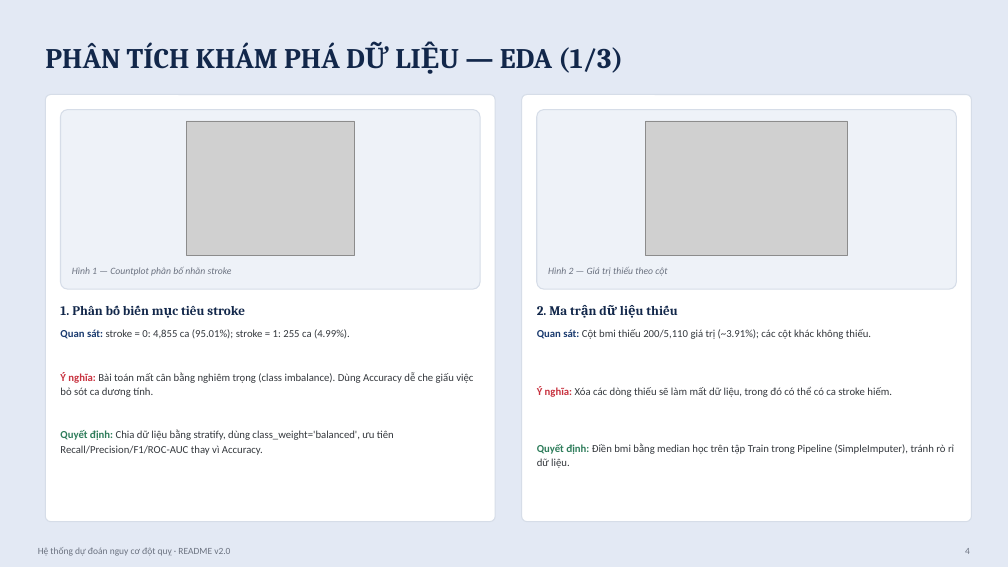
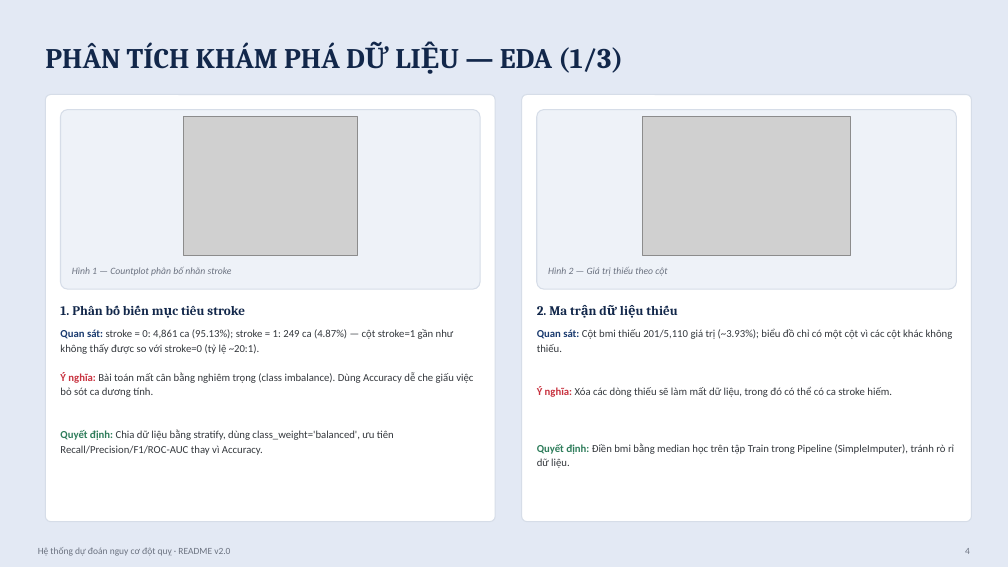
Before and after one commit to PhongNguyen2403/17_12523101_10123337_DuDoanDotQuy, a slide deck: slide 4 of docs/slide.pptx. Drawn at 1008x567 pixels with LibreOffice and Linux fonts; fonts in the diff are those of the drawing; grey boxes stand for pictures. Boxes give left, top, right and bottom in pixels: in the first picture for what was removed or moved away, otherwise in the second. Text is boxed around its words. In the diff, an @@ line names an element or a change of style, - is before the commit and + after.

```diff
--- a/docs/slide.pptx
+++ b/docs/slide.pptx
@@ picture: place and size @@
-picture at (187, 121, 355, 255)
+picture at (184, 116, 358, 256)
@@ picture: place and size @@
-picture at (646, 121, 847, 255)
+picture at (643, 116, 851, 256)
@@ text at (60, 329, 454, 354): text changed @@
-Quan sát: stroke = 0: 4,855 ca (95.01%); stroke = 1: 255 ca (4.99%).
+Quan sát: stroke = 0: 4,861 ca (95.13%); stroke = 1: 249 ca (4.87%) — cột stroke=1 gần như không thấy được so với stroke=0 (tỷ lệ ~20:1).
@@ text at (537, 328, 953, 352): text changed @@
-Quan sát: Cột bmi thiếu 200/5,110 giá trị (~3.91%); các cột khác không thiếu.
+Quan sát: Cột bmi thiếu 201/5,110 giá trị (~3.93%); biểu đồ chỉ có một cột vì các cột khác không thiếu.
```
Also in this commit, not shown: 9 other slides changed, 1 slide added, 7 other files.
